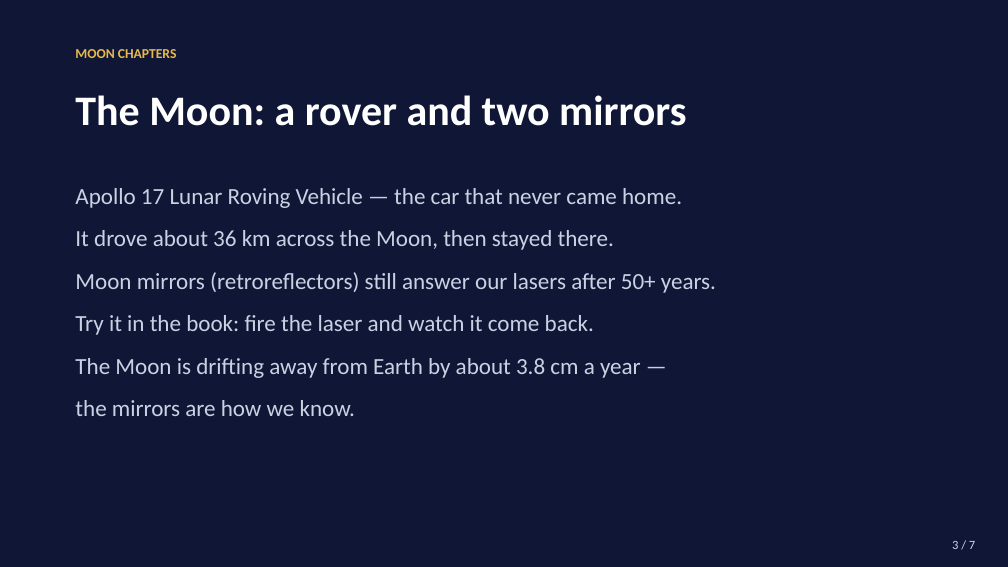
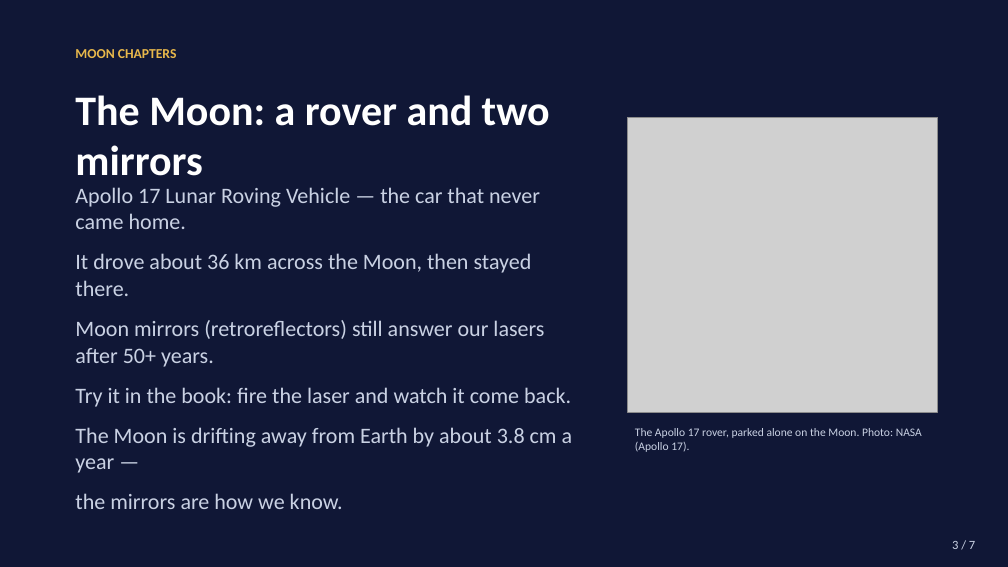
Before and after one commit to Forward123Giruji/scene-storybook, a slide deck: slide 3 of SCENE-demo-deck-7-slides.pptx. Drawn at 1008x567 pixels with LibreOffice and Linux fonts; fonts in the diff are those of the drawing; grey boxes stand for pictures. Boxes give left, top, right and bottom in pixels: in the first picture for what was removed or moved away, otherwise in the second. Text is boxed around its words. In the diff, an @@ line names an element or a change of style, - is before the commit and + after.

Commit message:
Update demo deck with photos

```diff
--- a/SCENE-demo-deck-7-slides.pptx
+++ b/SCENE-demo-deck-7-slides.pptx
@@ text "The Moon: a rover and ..." rewrapped from bbox=[75, 95, 686, 126] to bbox=[75, 95, 550, 176] @@
@@ picture added at bbox=[628, 117, 938, 412] @@
@@ text "Apollo 17 Lunar Roving Vehicle ..." at bbox=[75, 187, 573, 509]: size 22 to 21 pt; less space between paragraphs @@
@@ text added at bbox=[635, 428, 922, 452], 11 pt, text #C9D1E3 @@
+The Apollo 17 rover, parked alone on the Moon. Photo: NASA (Apollo 17).
```
Also in this commit, not shown: 6 other slides changed.
